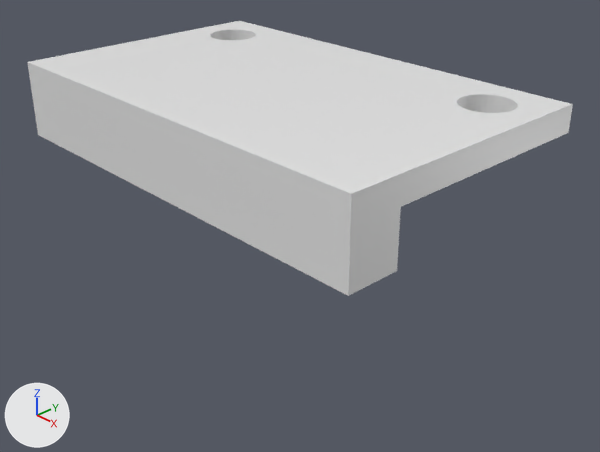
Two versions of the Blender file 3D Printing/Electrical and Control/imu.blend, one commit apart.
One viewpoint serves both versions: a 50 mm lens placed at (0.0457, -0.0213, 0.0144), pointed at (0.0136, 0.0091, -0.0074). The lights are fixed; the arrows at lower left show +X, +Y and +Z.
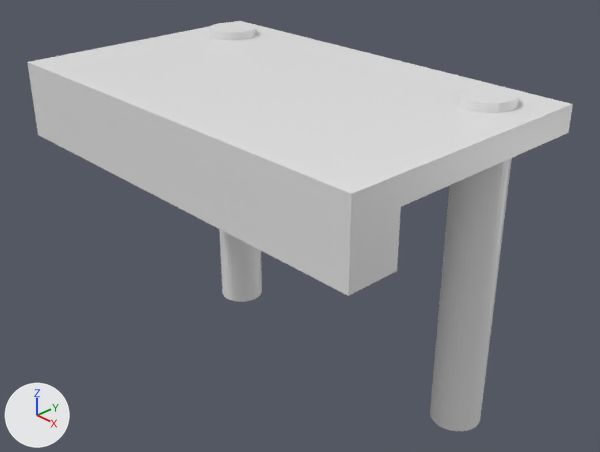
Where the newer file only moved an object's origin or applied its transform, the numbers keep the older frame.

Where the change shows, as pixel boxes [x1, y1, x2, y2] in the pictures (600 x 452 px):
```json
{"object": "Cube", "change": "reshaped", "before": [27, 21, 573, 296], "after": [27, 21, 573, 431], "on screen": "49% taller"}
{"part": 1, "of": "me_cube", "change": "added", "after": [430, 85, 519, 431]}
{"part": 2, "of": "me_cube", "change": "added", "after": [210, 22, 262, 302]}
```

The change, as JSON lines over the scene's bpy script:
```json
{"block": "me_cube", "where": "me_cube.from_pydata(...)  # 148 vertices, 80 faces; spans x -1.0..1.0, y -1.0..1.0, z -5.0..1.0"}
{"block": "me_cube", "where": "# used by ob_cube; location = (0.013, 0.008, 0.00075); scale = (0.013, 0.008, 0.00075)"}
{"block": "me_cube", "change": "me_cube part 1: a new loose piece, a 32-sided cylinder along z spanning x 0.65..0.88, y 0.44..0.81, z -25.0..1.67, in mat_material (white #e7e7e7)"}
{"block": "me_cube", "change": "me_cube part 2: a new loose piece, a 32-sided cylinder along z spanning x -0.88..-0.65, y 0.44..0.81, z -25.0..1.67, in mat_material (white #e7e7e7)"}
```
